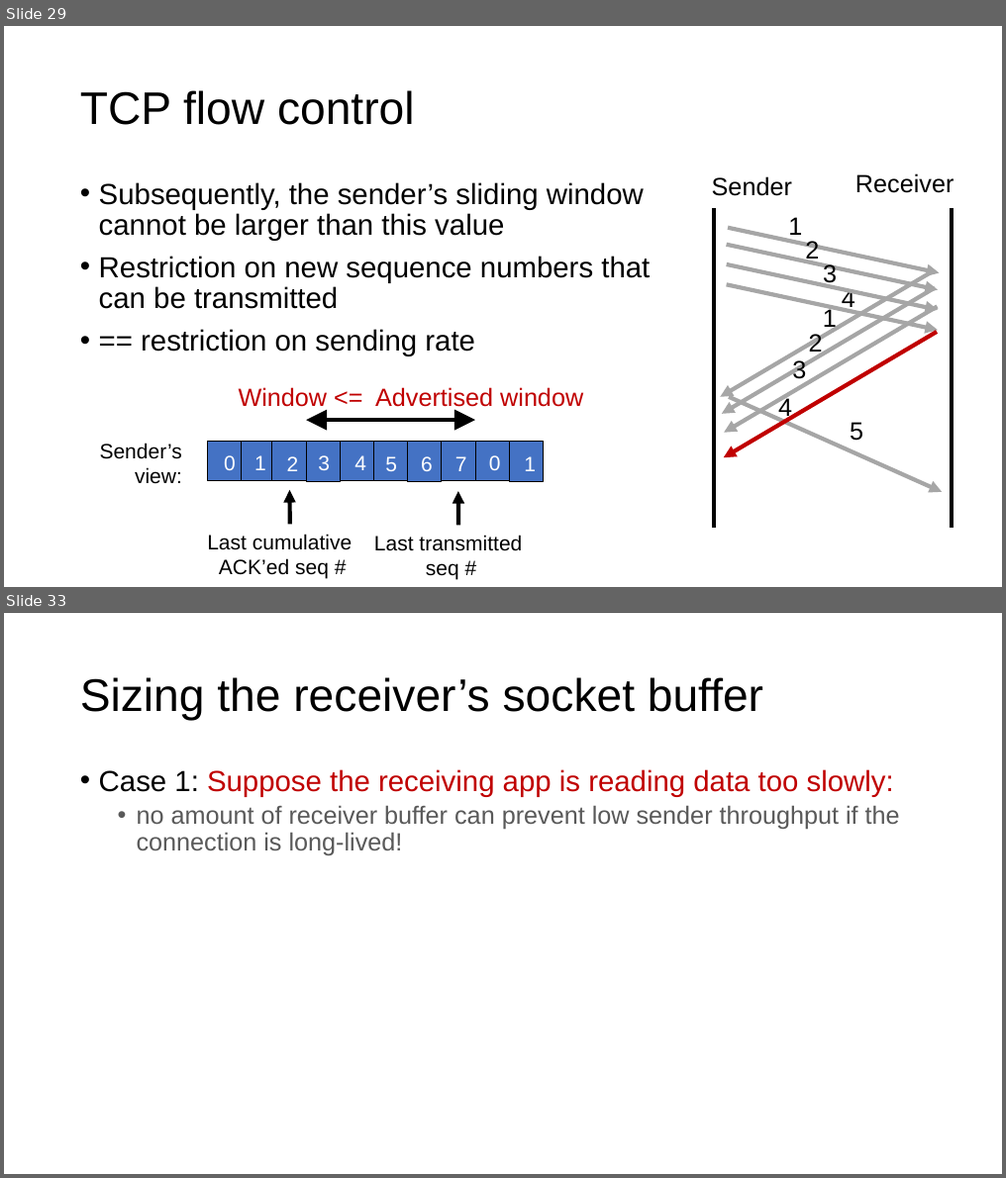
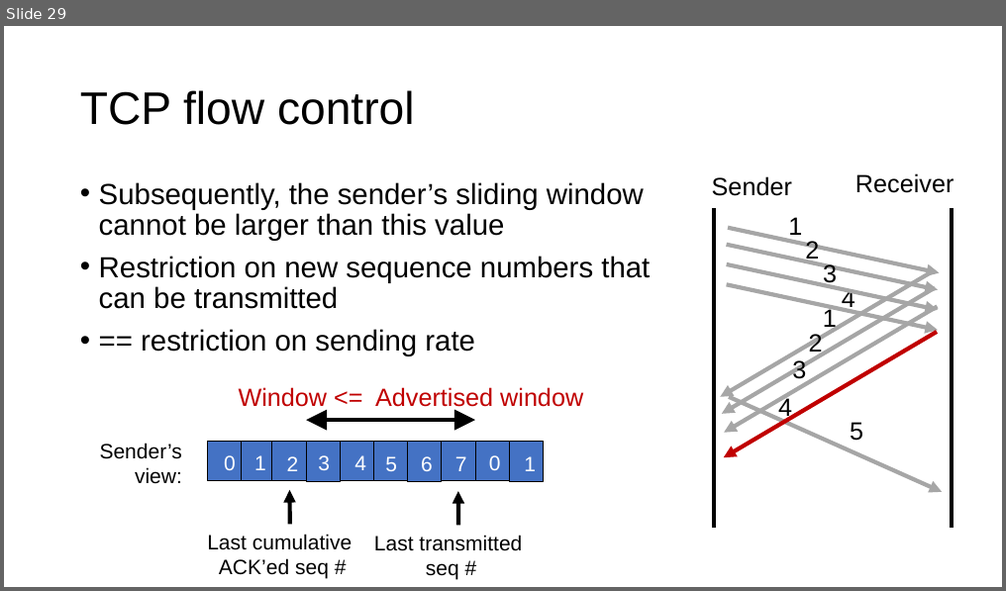
Before and after one commit to ngsrinivas/coursegen, a slide deck: ex/352-F24/staging/352-F24/lectures/15-tp-ordering-flowcontrol.pptx. Shown one above the other, each under a label of ours: slides 29 and 33 before the commit, slide 29 after it; the slides between them are not shown. The pictures are 1006x1178 and 1006x591 pixels, drawn with LibreOffice and Linux fonts; fonts in the diff are those of the drawing. Boxes give left, top, right and bottom in pixels: in the first picture for what was removed or moved away, otherwise in the second. Text is boxed around its words. In the diff, an @@ line names an element or a change of style, - is before the commit and + after.

```diff
--- a/ex/352-F24/staging/352-F24/lectures/15-tp-ordering-flowcontrol.pptx
+++ b/ex/352-F24/staging/352-F24/lectures/15-tp-ordering-flowcontrol.pptx
@@ slide 33 removed at (4, 613, 1002, 1174), background #FFFFFF @@
@@ title removed at (80, 677, 763, 721) @@
-Sizing the receiver’s socket buffer
@@ text removed at (99, 769, 900, 856) @@
-• Case 1: Suppose the receiving app is reading data too slowly:
-  • no amount of receiver buffer can prevent low sender throughput if the connection is long-lived!
```
Also in this commit, not shown: 6 other slides removed, 4 other files.
